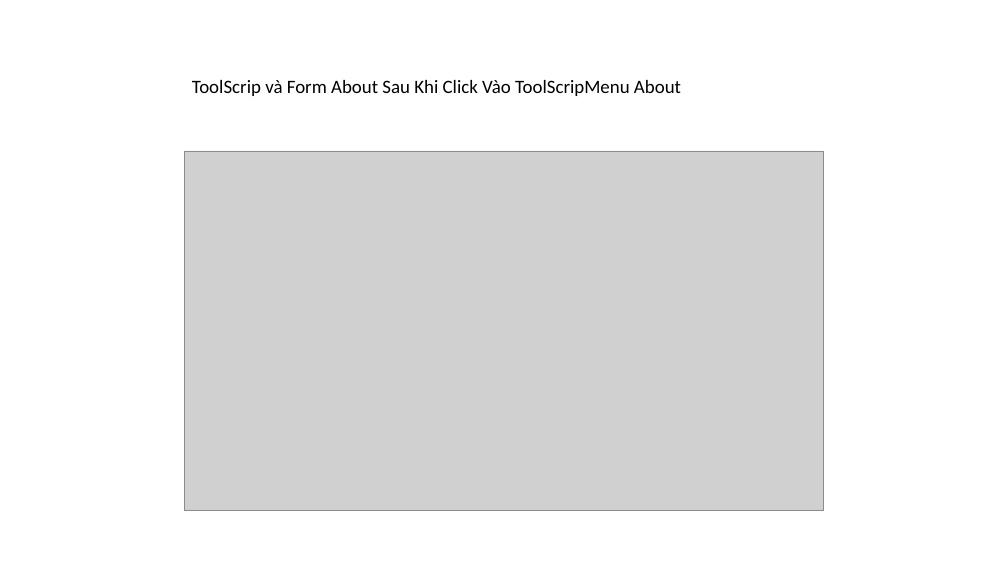
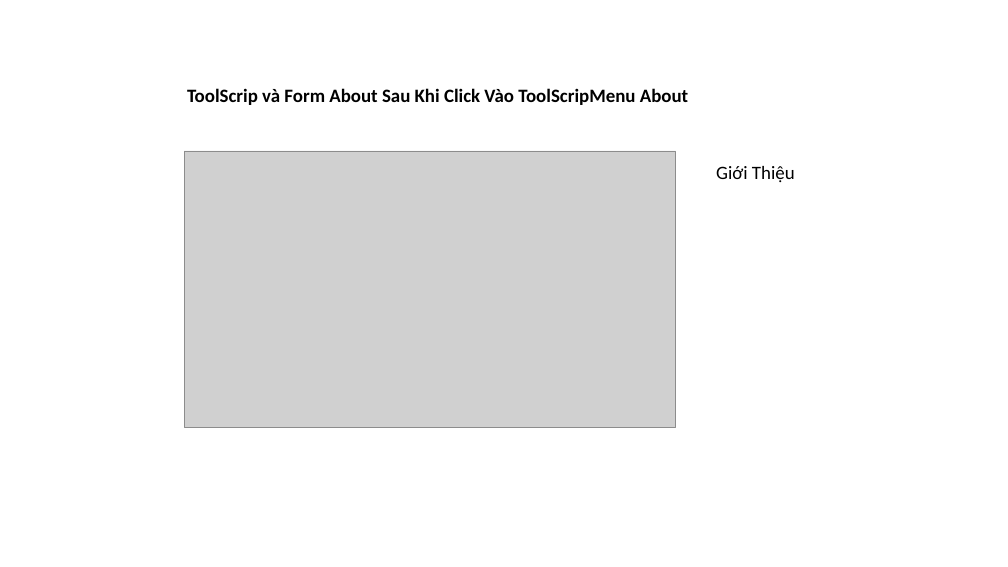
Before and after one commit to Hoaipt1998/Buit-a-file-manager-on-window, a slide deck: slide 12 of PowerPointDoAn1.pptx (slide 10 before the commit). Drawn at 1008x567 pixels with LibreOffice and Linux fonts; fonts in the diff are those of the drawing; grey boxes stand for pictures. Boxes give left, top, right and bottom in pixels: in the first picture for what was removed or moved away, otherwise in the second. Text is boxed around its words. In the diff, an @@ line names an element or a change of style, - is before the commit and + after.

```diff
--- a/PowerPointDoAn1.pptx
+++ b/PowerPointDoAn1.pptx
@@ title "ToolScrip và Form About Sau ...": place and size @@
-title "ToolScrip và Form About Sau ..." at [192,80,681,96]
+title "ToolScrip và Form About Sau ..." at [187,88,688,105]
@@ title "ToolScrip và Form About Sau ..." at [187,88,688,105]: bold on @@
@@ picture: place and size @@
-picture at [185,151,824,511]
+picture at [185,151,676,428]
@@ text added at [716,166,795,182], 18 pt, text #000000 @@
+Giới Thiệu
```
Also in this commit, not shown: 10 other slides changed, 2 slides added, 1 slide removed.
